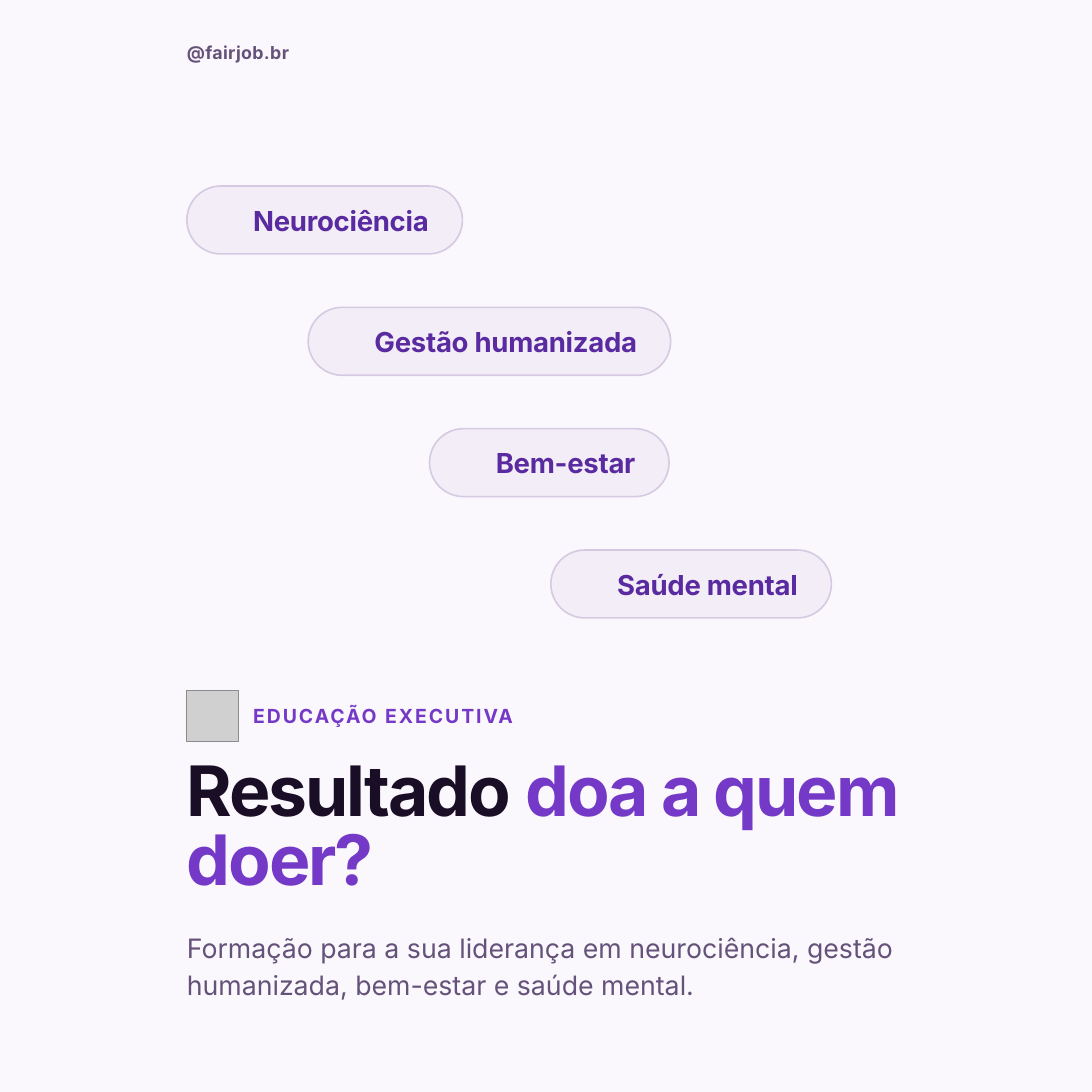
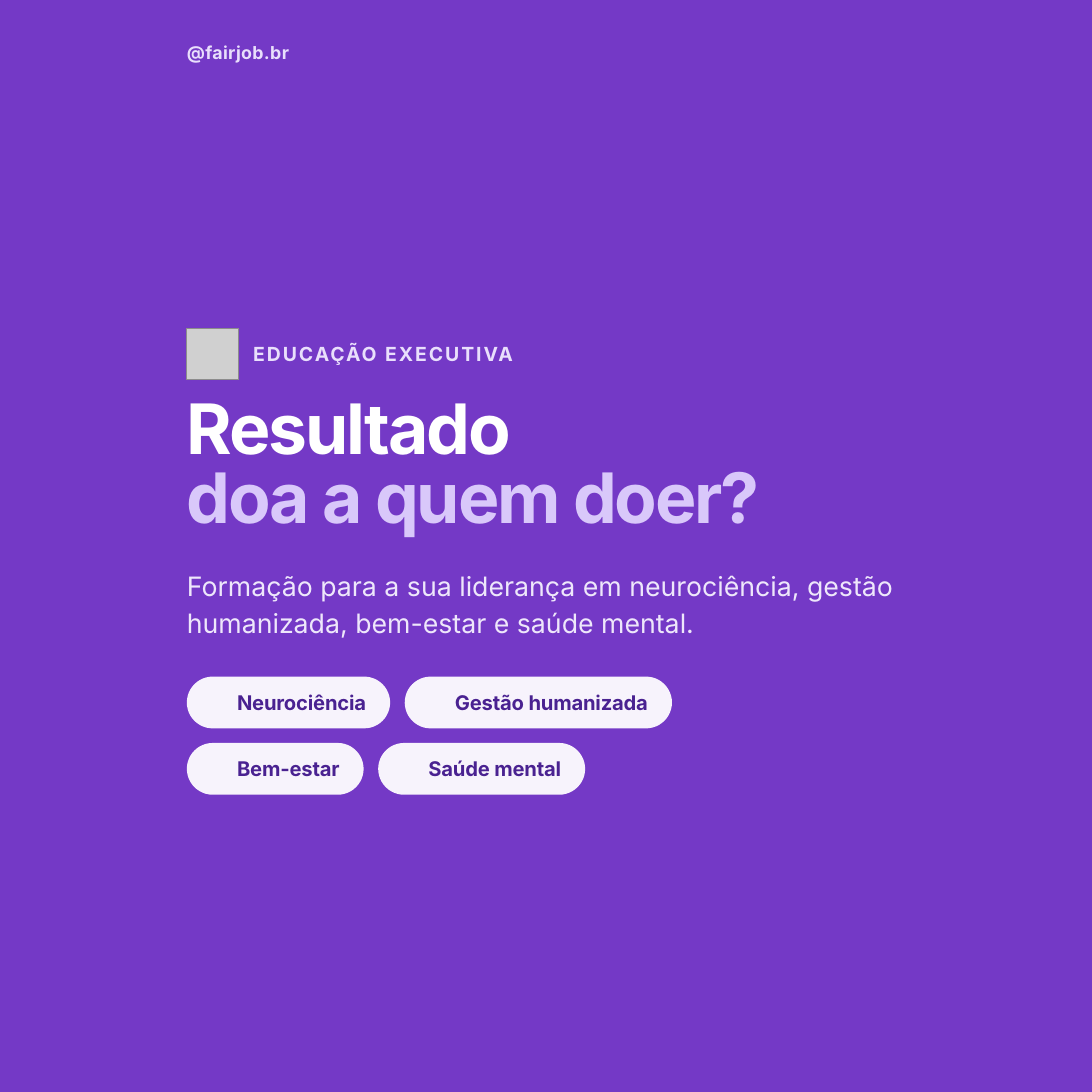
Before and after one commit to nina-rebello/comunicacao-fairjob, a slide deck: slide 1 of posts/06-fairedu/carrossel-5-linkedin-1080.pptx. Drawn at 1092x1092 pixels with LibreOffice and Linux fonts; fonts in the diff are those of the drawing; grey boxes stand for pictures; background and template pictures are left out. Boxes give left, top, right and bottom in pixels: in the first picture for what was removed or moved away, otherwise in the second. Text is boxed around its words. In the diff, an @@ line names an element or a change of style, - is before the commit and + after.

```diff
--- a/posts/06-fairedu/carrossel-5-linkedin-1080.pptx
+++ b/posts/06-fairedu/carrossel-5-linkedin-1080.pptx
@@ background #FAF8FC to #7439C6 @@
@@ text "@fairjob.br" at bbox=[187, 45, 289, 63]: text colour #65527A to #E9DFFC @@
@@ text "EDUCAÇÃO EXECUTIVA" at bbox=[253, 343, 545, 366]: text colour #7439C6 to #E9DFFC @@
@@ text "Resultado doa a quem doer?" at bbox=[187, 403, 760, 537]: text colour #190E25 to #FFFFFF in "Resultado"; text colour #7439C6 to #D9C8FA in "doa a quem doer?" @@
@@ 3 texts, 1 picture: place and size @@
-3 texts, 1 picture at bbox=[187, 690, 900, 1000]
+3 texts, 1 picture at bbox=[187, 328, 893, 638]
@@ text "Formação para a sua liderança ..." at bbox=[187, 575, 893, 638]: text colour #65527A to #EEE7FB @@
@@ fill #F2EDF7 to #F7F3FC; outline #D5CAE2 1.2 pt to none in 4 elements at bbox=[187, 743, 364, 794], bbox=[379, 743, 585, 794], bbox=[405, 677, 672, 728], bbox=[187, 677, 390, 728] @@
@@ rounded rectangle: place and size @@
-rounded rectangle at bbox=[187, 186, 463, 254]
+rounded rectangle at bbox=[187, 677, 390, 728]
@@ rounded rectangle: place and size @@
-rounded rectangle at bbox=[308, 308, 670, 376]
+rounded rectangle at bbox=[405, 677, 672, 728]
@@ text "Neurociência": place and size @@
-text "Neurociência" at bbox=[253, 210, 429, 232]
+text "Neurociência" at bbox=[237, 694, 366, 710]
@@ text "Gestão humanizada": place and size @@
-text "Gestão humanizada" at bbox=[374, 331, 638, 353]
+text "Gestão humanizada" at bbox=[455, 694, 648, 710]
@@ rounded rectangle: place and size @@
-rounded rectangle at bbox=[429, 429, 669, 497]
+rounded rectangle at bbox=[187, 743, 364, 794]
@@ rounded rectangle: place and size @@
-rounded rectangle at bbox=[550, 550, 831, 618]
+rounded rectangle at bbox=[379, 743, 585, 794]
@@ text "Bem-estar": place and size @@
-text "Bem-estar" at bbox=[496, 453, 636, 474]
+text "Bem-estar" at bbox=[237, 761, 340, 776]
@@ size 20.4 to 15 pt, text colour #5A2BA0 to #4A2291, letter spacing -0.2 to -0.1 pt; line spacing 24.5pt to 18pt in 4 elements at bbox=[237, 694, 366, 710], bbox=[455, 694, 648, 710], bbox=[237, 761, 340, 776], bbox=[428, 760, 561, 776] @@
@@ text "Saúde mental": place and size @@
-text "Saúde mental" at bbox=[617, 574, 798, 596]
+text "Saúde mental" at bbox=[428, 760, 561, 776]
```
Also in this commit, not shown: 4 other slides changed, 16 other files.
